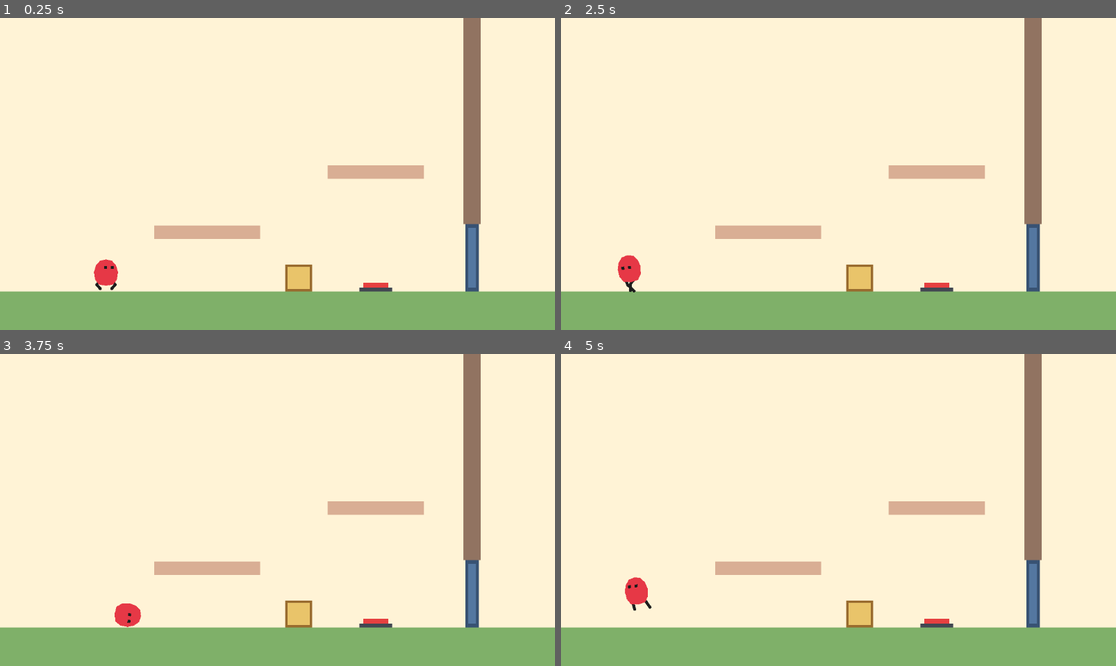
Above: before the commit, frames 1-4 (two rows, left to right).
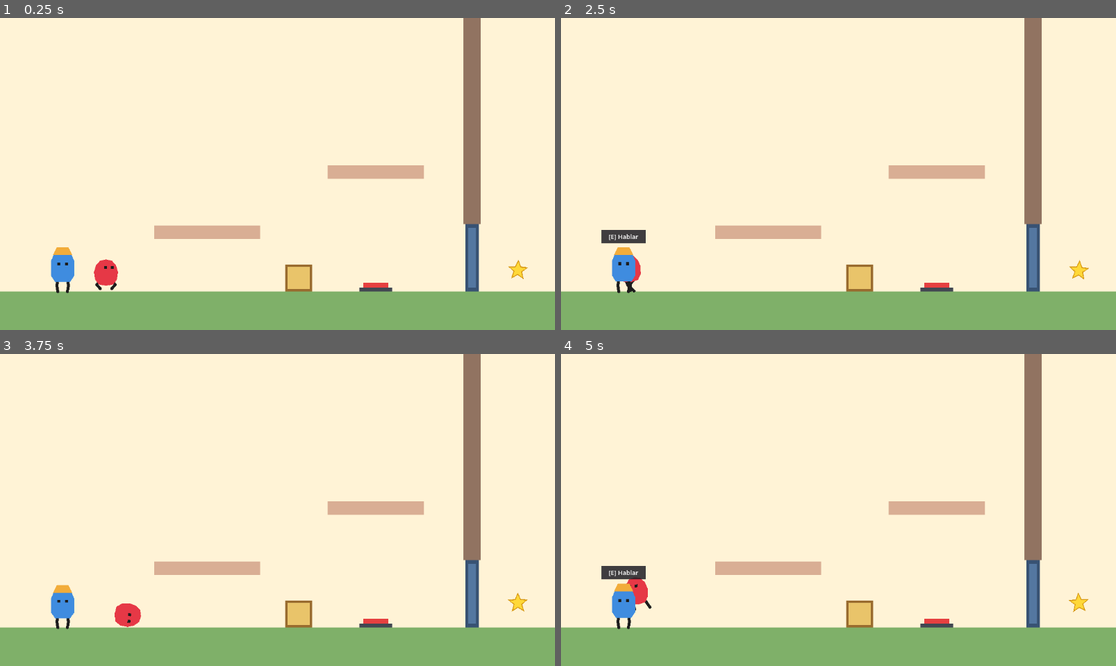
Above: after the commit, the same moments.

Repository: jberrozpe/PikuClon
Game: Godot game, scene res://escenas/nivel_prueba.tscn
Same seed, same stepped clock (60 frames per second), same inputs: the game is played once before the commit and once after it.
Inputs:
- Up to frame 1 (0.25 s): no input
- Up to frame 2 (2.5 s): tap Enter at 0.5 s; hold S (agacharse) 0.53-1.28 s; hold D (mover_derecha) 0.53-2.03 s; tap W (saltar) at 0.77, 1.52 s; tap E (patada) at 1.35 s; hold A (mover_izquierda) from 2.03 s (still down); tap R at 2.1 s
- Up to frame 3 (3.75 s): release A (mover_izquierda) at 2.78 s; hold D (mover_derecha) from 2.78 s (still down); tap Space at 2.85 s; tap W (saltar) at 3.02 s; hold S (agacharse) from 3.53 s (still down)
- Up to frame 4 (5 s): tap W (saltar) at 3.77, 4.52 s; release D (mover_derecha) at 4.28 s; release S (agacharse) at 4.28 s; hold A (mover_izquierda) from 4.28 s (still down); tap E (patada) at 4.35 s

The runs differ from the first frame. In frame 1, 0.6% of the frame differs, in the area x 9-96%, y 73-89%; in frame 2, 0.9%; in frame 3, 0.5%; in frame 4, 0.9%, in the area x 7-96%, y 67-89%.

Commit message:
Fase 6: añadir GameState autoload, NPC con diálogos y estrella coleccionable

Diff:
--- a/PikuClon/escenas/nivel_prueba.tscn
+++ b/PikuClon/escenas/nivel_prueba.tscn
@@ -1,8 +1,10 @@
-[gd_scene load_steps=13 format=3]
+[gd_scene load_steps=15 format=3]
 
 [ext_resource type="Script" path="res://scripts/jugador.gd" id="1_jugador"]
 [ext_resource type="PackedScene" path="res://escenas/interruptor.tscn" id="2_interruptor"]
 [ext_resource type="PackedScene" path="res://escenas/puerta.tscn" id="3_puerta"]
+[ext_resource type="PackedScene" path="res://escenas/npc.tscn" id="4_npc"]
+[ext_resource type="PackedScene" path="res://escenas/objeto_mision.tscn" id="5_objeto_mision"]
 
 [sub_resource type="RectangleShape2D" id="RectangleShape2D_suelo"]
 size = Vector2(1152, 80)
@@ -186,5 +188,11 @@
 offset_bottom = 214.0
 color = Color(0.568627, 0.45098, 0.380392, 1)
 
+[node name="NPC" parent="." instance=ExtResource("4_npc")]
+position = Vector2(130, 568)
+
+[node name="ObjetoMision" parent="." instance=ExtResource("5_objeto_mision")]
+position = Vector2(1075, 520)
+
 [connection signal="activado" from="Interruptor" to="Puerta" method="abrir"]
 [connection signal="desactivado" from="Interruptor" to="Puerta" method="cerrar"]
--- /dev/null
+++ b/PikuClon/escenas/npc.tscn
@@ -0,0 +1,133 @@
+[gd_scene load_steps=3 format=3]
+
+[ext_resource type="Script" path="res://scripts/npc.gd" id="1_npc"]
+
+[sub_resource type="RectangleShape2D" id="RectangleShape2D_zona"]
+size = Vector2(120, 96)
+
+[node name="NPC" type="Node2D"]
+script = ExtResource("1_npc")
+
+[node name="CuerpoVisual" type="Node2D" parent="."]
+
+[node name="PiernaIzq" type="Line2D" parent="CuerpoVisual"]
+position = Vector2(-10, -24)
+points = PackedVector2Array(0, 0, -2, 12, 0, 24)
+width = 6.0
+default_color = Color(0.113725, 0.113725, 0.113725, 1)
+joint_mode = 2
+begin_cap_mode = 2
+end_cap_mode = 2
+
+[node name="PiernaDer" type="Line2D" parent="CuerpoVisual"]
+position = Vector2(10, -24)
+points = PackedVector2Array(0, 0, 2, 12, 0, 24)
+width = 6.0
+default_color = Color(0.113725, 0.113725, 0.113725, 1)
+joint_mode = 2
+begin_cap_mode = 2
+end_cap_mode = 2
+
+[node name="Cuerpo" type="Polygon2D" parent="CuerpoVisual"]
+position = Vector2(0, -48)
+color = Color(0.247059, 0.54902, 0.878431, 1)
+polygon = PackedVector2Array(-18, -28, 18, -28, 24, -14, 24, 16, 16, 28, -16, 28, -24, 16, -24, -14)
+
+[node name="Sombrero" type="Polygon2D" parent="CuerpoVisual"]
+position = Vector2(0, -78)
+color = Color(0.952941, 0.678431, 0.227451, 1)
+polygon = PackedVector2Array(-20, 4, 20, 4, 12, -12, -12, -12)
+
+[node name="OjoIzq" type="Polygon2D" parent="CuerpoVisual"]
+position = Vector2(-8, -56)
+color = Color(0.113725, 0.113725, 0.113725, 1)
+polygon = PackedVector2Array(-3, -3, 3, -3, 3, 3, -3, 3)
+
+[node name="OjoDer" type="Polygon2D" parent="CuerpoVisual"]
+position = Vector2(8, -56)
+color = Color(0.113725, 0.113725, 0.113725, 1)
+polygon = PackedVector2Array(-3, -3, 3, -3, 3, 3, -3, 3)
+
+[node name="ZonaInteraccion" type="Area2D" parent="."]
+position = Vector2(0, -48)
+
+[node name="CollisionShape2D" type="CollisionShape2D" parent="ZonaInteraccion"]
+shape = SubResource("RectangleShape2D_zona")
+
+[node name="Indicador" type="Control" parent="."]
+z_index = 10
+layout_mode = 3
+anchors_preset = 0
+offset_left = -46.0
+offset_top = -128.0
+offset_right = 46.0
+offset_bottom = -100.0
+
+[node name="Fondo" type="ColorRect" parent="Indicador"]
+layout_mode = 1
+anchors_preset = 15
+anchor_right = 1.0
+anchor_bottom = 1.0
+grow_horizontal = 2
+grow_vertical = 2
+color = Color(0.113725, 0.113725, 0.141176, 0.85)
+
+[node name="Texto" type="Label" parent="Indicador"]
+layout_mode = 1
+anchors_preset = 15
+anchor_right = 1.0
+anchor_bottom = 1.0
+grow_horizontal = 2
+grow_vertical = 2
+theme_override_font_sizes/font_size = 13
+text = "[E] Hablar"
+horizontal_alignment = 1
+vertical_alignment = 1
+
+[node name="Bocadillo" type="Control" parent="."]
+z_index = 10
+layout_mode = 3
+anchors_preset = 0
+offset_left = -115.0
+offset_top = -200.0
+offset_right = 115.0
+offset_bottom = -106.0
+
+[node name="Borde" type="ColorRect" parent="Bocadillo"]
+layout_mode = 1
+anchors_preset = 15
+anchor_right = 1.0
+anchor_bottom = 1.0
+grow_horizontal = 2
+grow_vertical = 2
+color = Color(0.113725, 0.113725, 0.141176, 1)
+
+[node name="Fondo" type="ColorRect" parent="Bocadillo"]
+layout_mode = 1
+anchors_preset = 15
+anchor_right = 1.0
+anchor_bottom = 1.0
+offset_left = 3.0
+offset_top = 3.0
+offset_right = -3.0
+offset_bottom = -3.0
+grow_horizontal = 2
+grow_vertical = 2
+
+[node name="Texto" type="Label" parent="Bocadillo"]
+layout_mode = 1
+anchors_preset = 15
+anchor_right = 1.0
+anchor_bottom = 1.0
+offset_left = 10.0
+offset_top = 8.0
+offset_right = -10.0
+offset_bottom = -8.0
+grow_horizontal = 2
+grow_vertical = 2
+theme_override_colors/font_color = Color(0.113725, 0.113725, 0.141176, 1)
+theme_override_font_sizes/font_size = 14
+text = "¡Hola!"
+horizontal_alignment = 1
+vertical_alignment = 1
+autowrap_mode = 3
--- /dev/null
+++ b/PikuClon/escenas/objeto_mision.tscn
@@ -0,0 +1,22 @@
+[gd_scene load_steps=3 format=3]
+
+[ext_resource type="Script" path="res://scripts/objeto_mision.gd" id="1_objeto"]
+
+[sub_resource type="CircleShape2D" id="CircleShape2D_estrella"]
+radius = 22.0
+
+[node name="ObjetoMision" type="Area2D"]
+script = ExtResource("1_objeto")
+
+[node name="CollisionShape2D" type="CollisionShape2D" parent="."]
+shape = SubResource("CircleShape2D_estrella")
+
+[node name="Visual" type="Node2D" parent="."]
+
+[node name="EstrellaBorde" type="Polygon2D" parent="Visual"]
+color = Color(0.85, 0.6, 0.08, 1)
+polygon = PackedVector2Array(0, -22, 6, -8, 21, -7, 9, 3, 13, 18, 0, 10, -13, 18, -9, 3, -21, -7, -6, -8)
+
+[node name="Estrella" type="Polygon2D" parent="Visual"]
+color = Color(1, 0.85, 0.22, 1)
+polygon = PackedVector2Array(0, -18, 5, -6, 17, -5, 7, 2, 10, 14, 0, 8, -10, 14, -7, 2, -17, -5, -5, -6)
--- a/PikuClon/project.godot
+++ b/PikuClon/project.godot
@@ -15,6 +15,10 @@
 config/features=PackedStringArray("4.3", "Forward Plus")
 config/icon="res://icon.svg"
 
+[autoload]
+
+GameState="*res://scripts/game_state.gd"
+
 [rendering]
 
 renderer/rendering_method="forward_plus"
--- /dev/null
+++ b/PikuClon/scripts/game_state.gd
@@ -0,0 +1,32 @@
+extends Node
+
+signal mision_actualizada
+
+var hablo_con_npc: bool = false
+var estrella_recogida: bool = false
+var mision_completada: bool = false
+
+
+func registrar_charla_npc() -> void:
+	if not hablo_con_npc:
+		hablo_con_npc = true
+		mision_actualizada.emit()
+
+
+func recoger_estrella() -> void:
+	if not estrella_recogida:
+		estrella_recogida = true
+		mision_actualizada.emit()
+
+
+func completar_mision() -> void:
+	if not mision_completada:
+		mision_completada = true
+		mision_actualizada.emit()
+
+
+func reiniciar_estado() -> void:
+	hablo_con_npc = false
+	estrella_recogida = false
+	mision_completada = false
+	mision_actualizada.emit()
--- /dev/null
+++ b/PikuClon/scripts/npc.gd
@@ -0,0 +1,69 @@
+extends Node2D
+
+@export_multiline var dialogo_inicial: String = "¡Hola! ¿Puedes cruzar esa puerta y traerme la estrella?"
+@export_multiline var dialogo_esperando: String = "Empuja o patea la caja sobre el botón rojo para abrir la puerta."
+@export_multiline var dialogo_estrella_recogida: String = "¡Muchas gracias por traerme la estrella! ¡Eres un héroe!"
+@export_multiline var dialogo_completado: String = "¡Gracias otra vez por tu ayuda, amigo!"
+
+var _jugador_cerca: bool = false
+var _tiempo: float = 0.0
+
+@onready var cuerpo_visual: Node2D = $CuerpoVisual
+@onready var zona_interaccion: Area2D = $ZonaInteraccion
+@onready var indicador: Control = $Indicador
+@onready var bocadillo: Control = $Bocadillo
+@onready var texto_bocadillo: Label = $Bocadillo/Texto
+
+
+func _ready() -> void:
+	indicador.visible = false
+	bocadillo.visible = false
+	zona_interaccion.body_entered.connect(_on_body_entered)
+	zona_interaccion.body_exited.connect(_on_body_exited)
+
+
+func _process(delta: float) -> void:
+	_tiempo += delta
+	cuerpo_visual.scale.y = 1.0 + sin(_tiempo * 3.2) * 0.03
+
+
+func _unhandled_input(event: InputEvent) -> void:
+	if not _jugador_cerca:
+		return
+	if event is InputEventKey and event.pressed and not event.echo and event.keycode == KEY_E:
+		_alternar_dialogo()
+
+
+func _alternar_dialogo() -> void:
+	if bocadillo.visible:
+		bocadillo.visible = false
+		indicador.visible = true
+		return
+
+	if GameState.mision_completada:
+		texto_bocadillo.text = dialogo_completado
+	elif GameState.estrella_recogida:
+		texto_bocadillo.text = dialogo_estrella_recogida
+		GameState.completar_mision()
+	elif GameState.hablo_con_npc:
+		texto_bocadillo.text = dialogo_esperando
+	else:
+		texto_bocadillo.text = dialogo_inicial
+		GameState.registrar_charla_npc()
+
+	bocadillo.visible = true
+	indicador.visible = false
+
+
+func _on_body_entered(body: Node2D) -> void:
+	if body is CharacterBody2D:
+		_jugador_cerca = true
+		if not bocadillo.visible:
+			indicador.visible = true
+
+
+func _on_body_exited(body: Node2D) -> void:
+	if body is CharacterBody2D:
+		_jugador_cerca = false
+		indicador.visible = false
+		bocadillo.visible = false
--- /dev/null
+++ b/PikuClon/scripts/objeto_mision.gd
@@ -0,0 +1,29 @@
+extends Area2D
+
+@export var amplitud_flotacion: float = 5.0
+@export var velocidad_flotacion: float = 3.5
+
+var _tiempo: float = 0.0
+var _y_inicial: float = 0.0
+
+@onready var visual: Node2D = $Visual
+
+
+func _ready() -> void:
+	if GameState.estrella_recogida:
+		queue_free()
+		return
+	_y_inicial = visual.position.y
+	body_entered.connect(_on_body_entered)
+
+
+func _process(delta: float) -> void:
+	_tiempo += delta
+	visual.position.y = _y_inicial + sin(_tiempo * velocidad_flotacion) * amplitud_flotacion
+	visual.rotation = sin(_tiempo * 2.0) * 0.12
+
+
+func _on_body_entered(body: Node2D) -> void:
+	if body is CharacterBody2D:
+		GameState.recoger_estrella()
+		queue_free()
